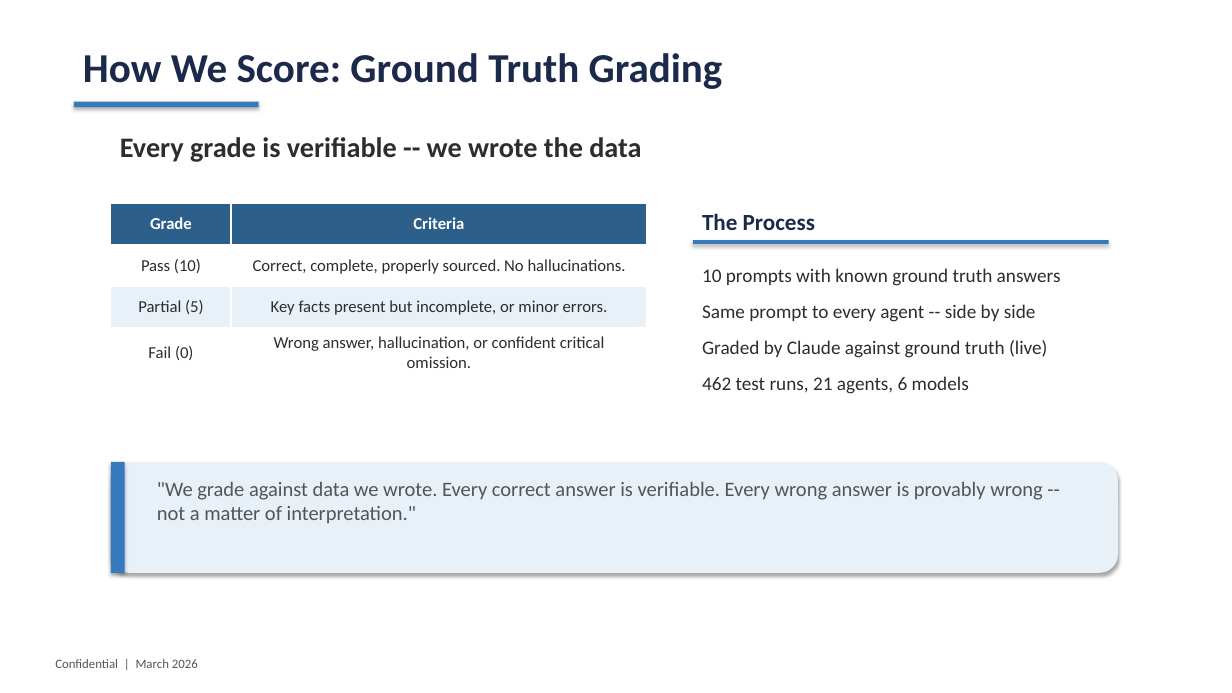
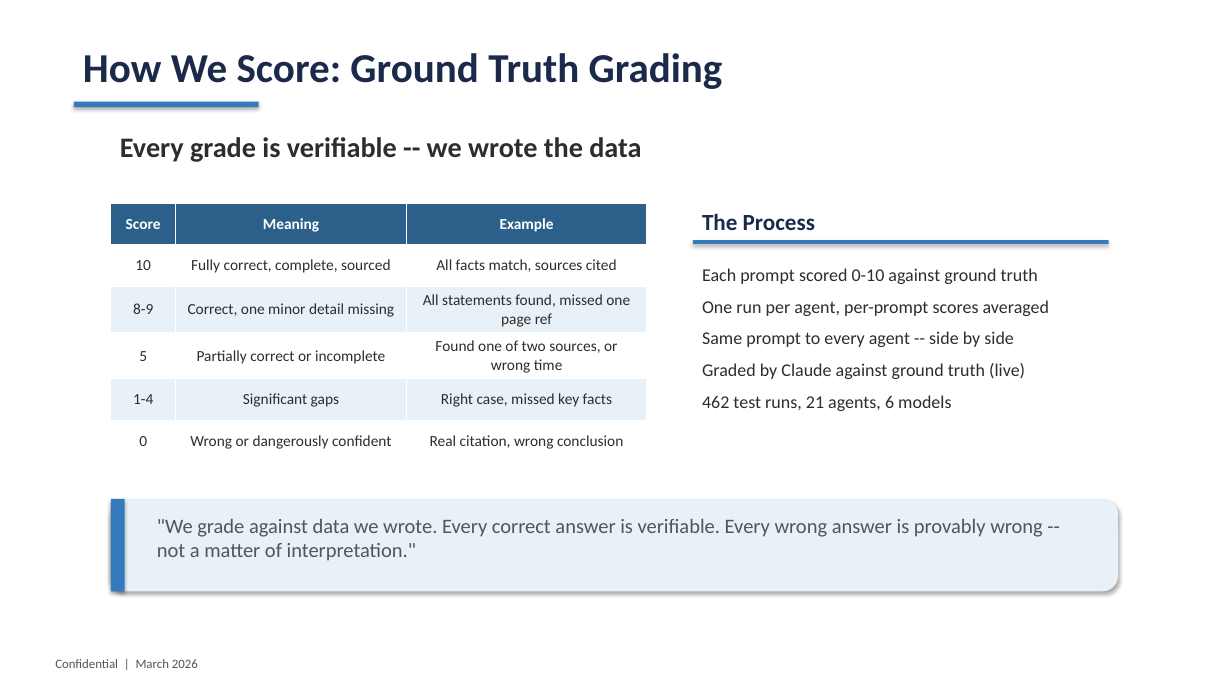
Before and after one commit to pogorman/dss-legal-case-agent, a slide deck: slide 21 of decks/agent-fidelity-spectrum.pptx. Drawn at 1232x693 pixels with LibreOffice and Linux fonts; fonts in the diff are those of the drawing. Boxes give left, top, right and bottom in pixels: in the first picture for what was removed or moved away, otherwise in the second. Text is boxed around its words. In the diff, an @@ line names an element or a change of style, - is before the commit and + after.

```diff
--- a/decks/agent-fidelity-spectrum.pptx
+++ b/decks/agent-fidelity-spectrum.pptx
@@ table at <box>111,203,647,453</box> @@
-Grade | Criteria
-Pass (10) | Correct, complete, properly sourced. No hallucinations.
-Partial (5) | Key facts present but incomplete, or minor errors.
-Fail (0) | Wrong answer, hallucination, or confident critical omission.
+Score | Meaning | Example
+10 | Fully correct, complete, sourced | All facts match, sources cited
+8-9 | Correct, one minor detail missing | All statements found, missed one page ref
+5 | Partially correct or incomplete | Found one of two sources, or wrong time
+1-4 | Significant gaps | Right case, missed key facts
+0 | Wrong or dangerously confident | Real citation, wrong conclusion
@@ text at <box>702,268,1050,316</box>: text changed; size 15 to 14 pt @@
-10 prompts with known ground truth answers
+Each prompt scored 0-10 against ground truth
+One run per agent, per-prompt scores averaged
@@ text at <box>702,331,1025,411</box>: size 15 to 14 pt in "Same prompt to every agent -- side ...", "Graded by Claude against ground truth (live)", "462 test runs, 21 agents, 6 models"; less space between paragraphs @@
@@ rounded rectangle: place and size @@
-rounded rectangle at <box>111,462,1118,573</box>
+rounded rectangle at <box>111,499,1118,592</box>
@@ rectangle: place and size @@
-rectangle at <box>111,462,125,573</box>
+rectangle at <box>111,499,125,592</box>
@@ text ""We grade against data we ...": place and size @@
-text ""We grade against data we ..." at <box>157,481,1043,524</box>
+text ""We grade against data we ..." at <box>157,518,1043,561</box>
```
Also in this commit, not shown: 3 other files.
